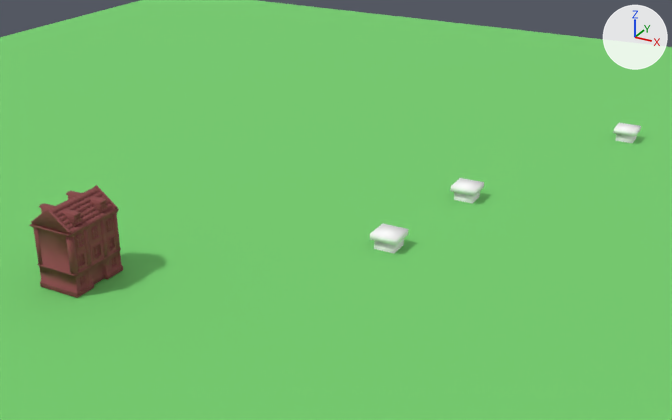
Renders of the FBX model Tools/Assets/Saves/DemoScene.fbx from each side of a commit.
Rendered twice from a 50 mm lens placed at (0.232, -0.395, 0.185), pointed at (0.026, -0.02, -0.003). Every picture has the same lights, and +X, +Y and +Z are marked at upper right. Where no turn or scale is listed for an object, it has been applied to the vertices.
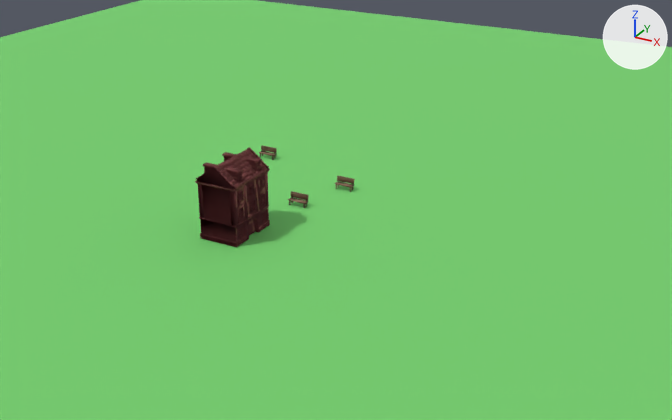
Boxes [x1, y1, x2, y2] around the edits, measured in the pictures (672 x 420 px):
'Building1_Small', moved (not visible afterwards)
    before: [30, 185, 123, 298]
'Building1_Small.004', added (brown)
    after: [195, 147, 270, 247]
'Cube.001', deleted
    before: [370, 223, 409, 246]
'Cube.003', deleted
    before: [450, 178, 484, 196]
'Cube.005', deleted
    before: [613, 123, 641, 137]
'Cube', deleted
    before: [374, 239, 404, 254]
'Cube.002', deleted
    before: [454, 192, 480, 204]
'bench_2_v_2(Clone).001', added
    after: [288, 191, 308, 208]
'bench_2_v_2(Clone).002', added
    after: [335, 176, 355, 192]
'bench_2_v_2(Clone).005', added
    after: [259, 145, 277, 160]
'Cube.004', deleted
    before: [615, 134, 637, 143]

Diff of the bpy script that builds the scene:
```diff
--- a/Tools/Assets/Saves/DemoScene.fbx.py
+++ b/Tools/Assets/Saves/DemoScene.fbx.py
@@ ob_cube_005 @@
-ob_cube_005 = bpy.data.objects.new('Cube.005', me_cube_005)
@@ ob_cube_004 @@
-ob_cube_004 = bpy.data.objects.new('Cube.004', me_cube_004)
@@ ob_cube_001 @@
-ob_cube_001 = bpy.data.objects.new('Cube.001', me_cube_001)
@@ ob_building1_small @@
 ob_building1_small = bpy.data.objects.new('Building1_Small', me_building1_small)
-ob_building1_small.location = (-0.03, -0.14, 0.0)
+ob_building1_small.location = (0.0, -0.07, 0.0)
@@ ob_cube_003 @@
-ob_cube_003 = bpy.data.objects.new('Cube.003', me_cube_003)
@@ ob_cube @@
-ob_cube = bpy.data.objects.new('Cube', me_cube)
@@ ob_cube_002 @@
-ob_cube_002 = bpy.data.objects.new('Cube.002', me_cube_002)
@@ ob_bench_2_v_2_clone__005 @@
+ob_bench_2_v_2_clone__005 = bpy.data.objects.new('bench_2_v_2(Clone).005', me_bench_2_v_2_clone__005)  # 64 vertices, 96 faces; spans x -0.00512..0.00488, y -0.00129..0.00237, z 0.0..0.00598; in mat_brown__instance__005_1 (brown #906d58)
+ob_bench_2_v_2_clone__005.location = (-0.04, 0.02, 0.0)
@@ ob_building1_small_001 @@
+ob_building1_small_001 = bpy.data.objects.new('Building1_Small.001', me_building1_small_001)  # 8894 vertices, 16604 faces; spans x -0.011..0.011, y -0.015..0.015, z 0.0..0.0373; in mat_darkred__instance__001 (brown #8b4a4a)
+ob_building1_small_001.location = (0.0, -0.07, 0.0)
@@ ob_bench_2_v_2_clone__002 @@
+ob_bench_2_v_2_clone__002 = bpy.data.objects.new('bench_2_v_2(Clone).002', me_bench_2_v_2_clone__002)  # 64 vertices, 96 faces; spans x -0.00512..0.00488, y -0.00129..0.00237, z 0.0..0.00598; in mat_brown__instance__002_1 (brown #906d58)
+ob_bench_2_v_2_clone__002.location = (0.02, 0.0, 0.0)
@@ ob_building1_small_004 @@
+ob_building1_small_004 = bpy.data.objects.new('Building1_Small.004', me_building1_small_004)  # 8894 vertices, 16604 faces; spans x -0.011..0.011, y -0.015..0.015, z 0.0..0.0373; in mat_darkred__instance__004 (brown #8b4a4a)
+ob_building1_small_004.location = (0.0, -0.07, 0.0)
@@ ob_bench_2_v_2_clone__001 @@
+ob_bench_2_v_2_clone__001 = bpy.data.objects.new('bench_2_v_2(Clone).001', me_bench_2_v_2_clone__001)  # 64 vertices, 96 faces; spans x -0.00512..0.00488, y -0.00129..0.00237, z 0.0..0.00598; in mat_brown__instance__001 (brown #906d58)
+ob_bench_2_v_2_clone__001.location = (0.01, -0.03, 0.0)
```
